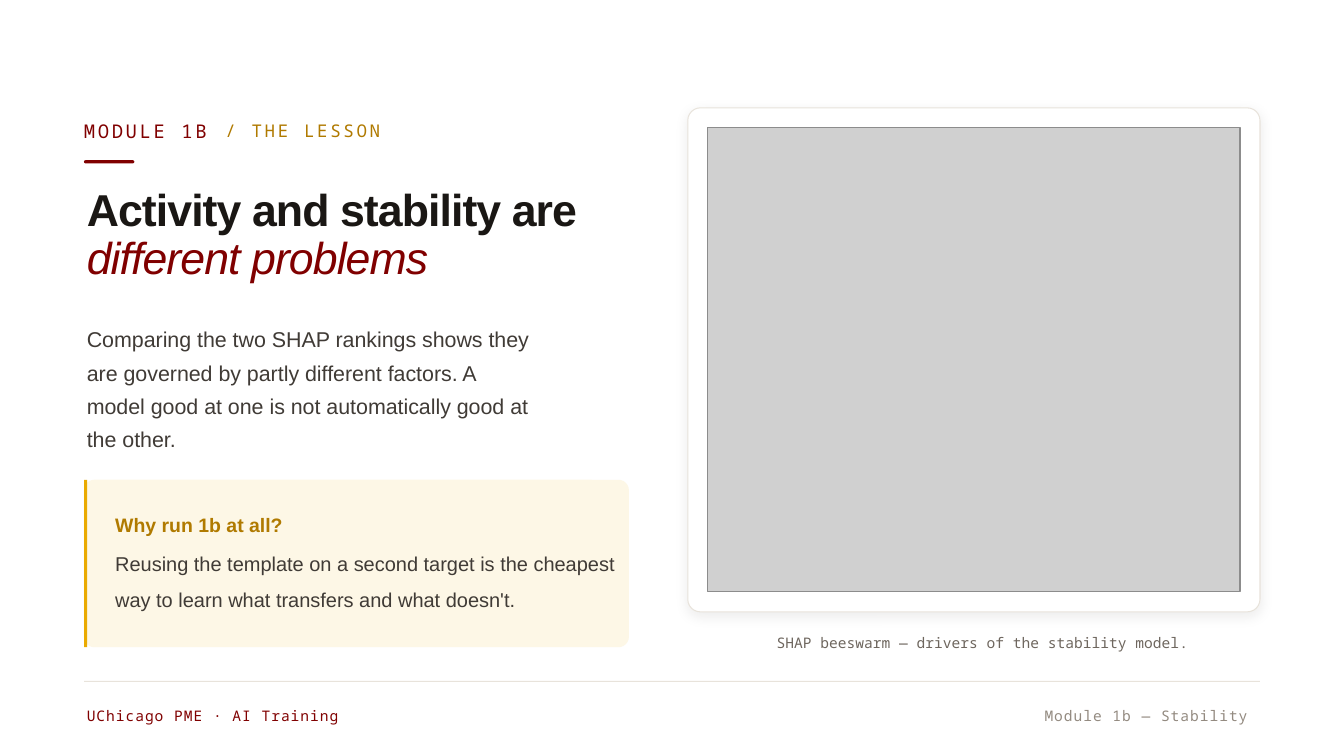
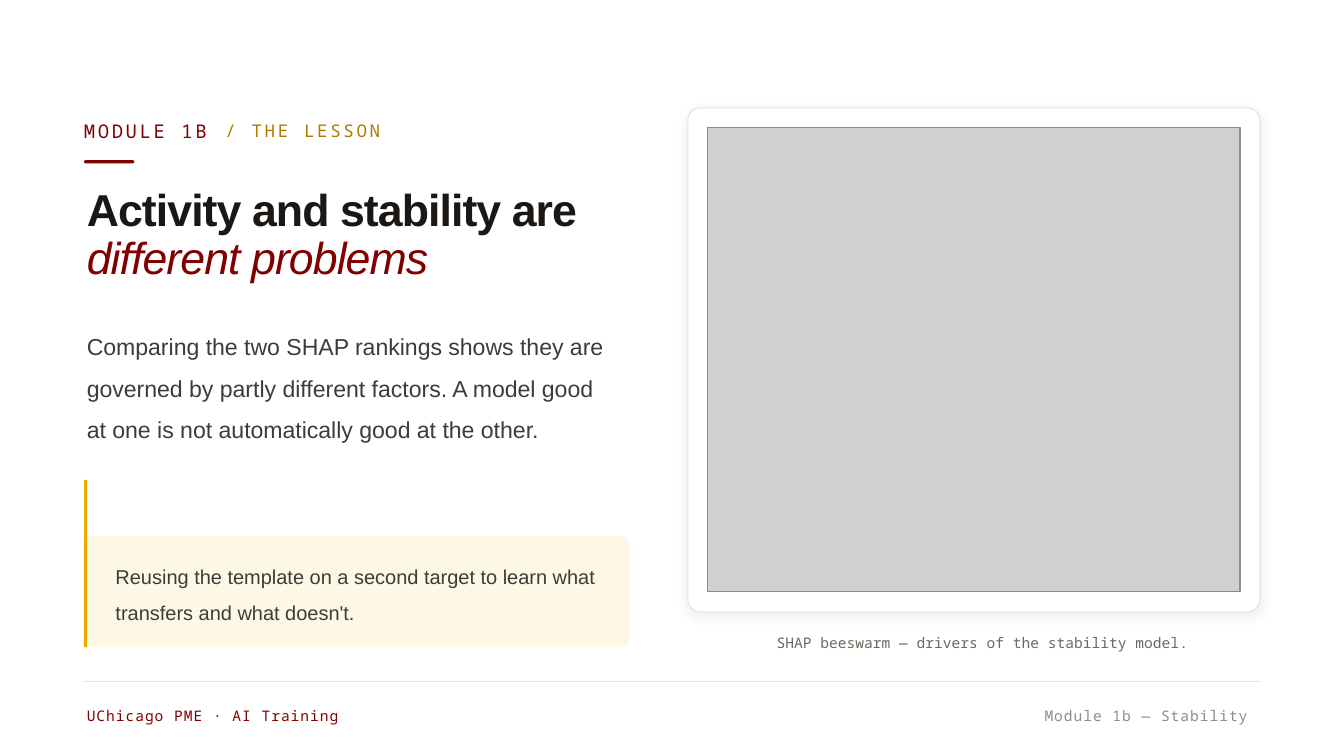
Before and after one commit to ruiding-uchicago/NRT_Training_Materials, a slide deck: slide 8 of UChicago-PME-AI-Training.pptx. Drawn at 1344x756 pixels with LibreOffice and Linux fonts; fonts in the diff are those of the drawing; grey boxes stand for pictures. Boxes give left, top, right and bottom in pixels: in the first picture for what was removed or moved away, otherwise in the second. Text is boxed around its words. In the diff, an @@ line names an element or a change of style, - is before the commit and + after.

```diff
--- a/UChicago-PME-AI-Training.pptx
+++ b/UChicago-PME-AI-Training.pptx
@@ text "Comparing the two SHAP rankings ..." at (87,338,603,443): size 15.3 to 16.5 pt; line spacing 1.3 to 1.5 @@
@@ rounded rectangle: place and size @@
-rounded rectangle at (84,480,629,647)
+rounded rectangle at (84,536,629,647)
@@ text removed at (115,518,282,536) @@
-Why run 1b at all?
@@ text at (115,569,595,620): text changed @@
-Reusing the template on a second target is the cheapest way to learn what transfers and what doesn't.
+Reusing the template on a second target to learn what transfers and what doesn't.
```
Also in this commit, not shown: 2 other slides changed.
